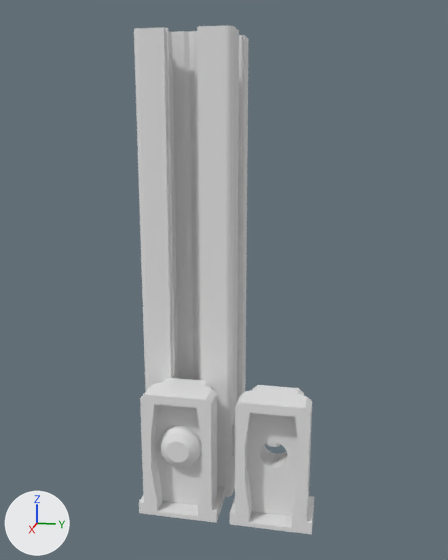
One commit to the Blender file blender/utils/t_slot_profile_util.blend: the scene before it, then after it.
One viewpoint serves both versions: a 50 mm camera at (122.9, 32.9, 81.3) aimed at (-4.7, 7.3, 49.4). The lights are fixed; the arrows at lower left show +X, +Y and +Z.

In view in the first picture: '20x20x100_N6', 'm5_mount', 'm5_mount_with_align', 'screw_m5x10'.
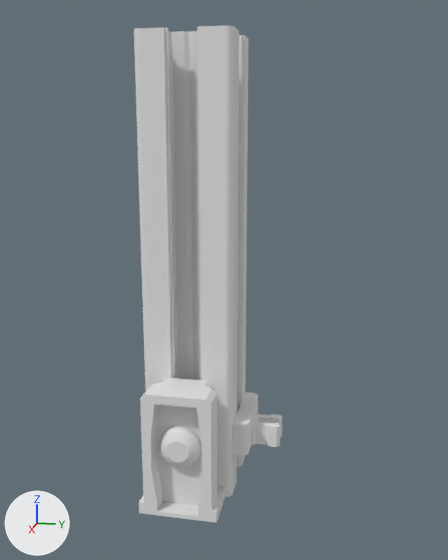
Location of each change, [x1, y1, x2, y2] in pixels of the pictures (448 x 560 px):
'm5_mount', hidden
    before: [230, 385, 314, 535]
't_slot_nut_6_mkg_clip', unchanged, uncovered by the edit
    before: [232, 420, 280, 456]
    after: [232, 392, 283, 456]

The change, as a diff of the scene's bpy script:
```diff
--- a/blender/utils/t_slot_profile_util.blend.py
+++ b/blender/utils/t_slot_profile_util.blend.py
@@ ob_m5_mount @@
 ob_m5_mount.location = (5.5, 20.0, 6.4)
+ob_m5_mount.hide_set(True)
```
